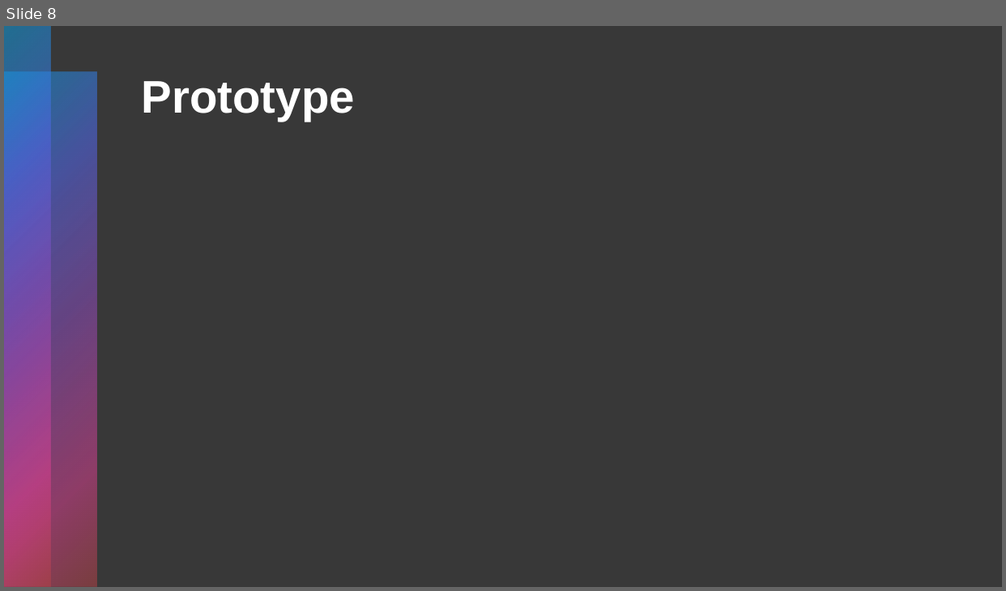
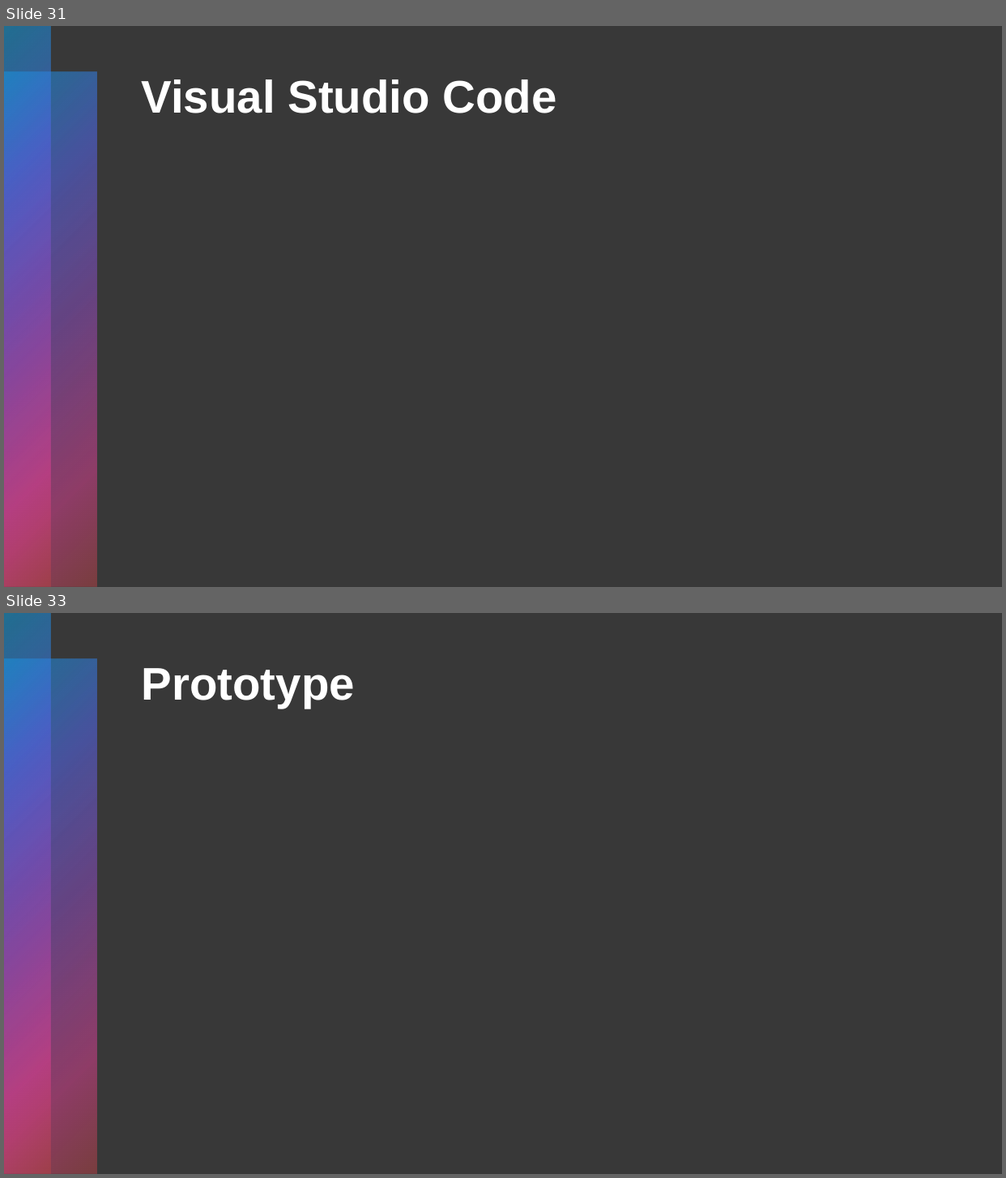
Before and after one commit to gubbriaco/water-analysis, a slide deck: presentation.pptx. Shown one above the other, each under a label of ours: slide 8 before the commit, slides 31 and 33 after it; the slides between them are not shown. The pictures are 1006x591 and 1006x1178 pixels, drawn with LibreOffice and Linux fonts; fonts in the diff are those of the drawing. Boxes give left, top, right and bottom in pixels: in the first picture for what was removed or moved away, otherwise in the second. Text is boxed around its words. In the diff, an @@ line names an element or a change of style, - is before the commit and + after.

```diff
--- a/presentation.pptx
+++ b/presentation.pptx
@@ slide 31 added at [4, 26, 1002, 587], background #000000 at 78% opacity; not listed: 2 template elements that a slide beside it also shows @@
@@ title added at [142, 79, 556, 113], 44 pt, text #FFFFFF, bold @@
+Visual Studio Code
@@ what was slide 8 is now slide 33 @@
```
Also in this commit, not shown: 1 slide changed, 25 other slides added, 1 slide removed.
